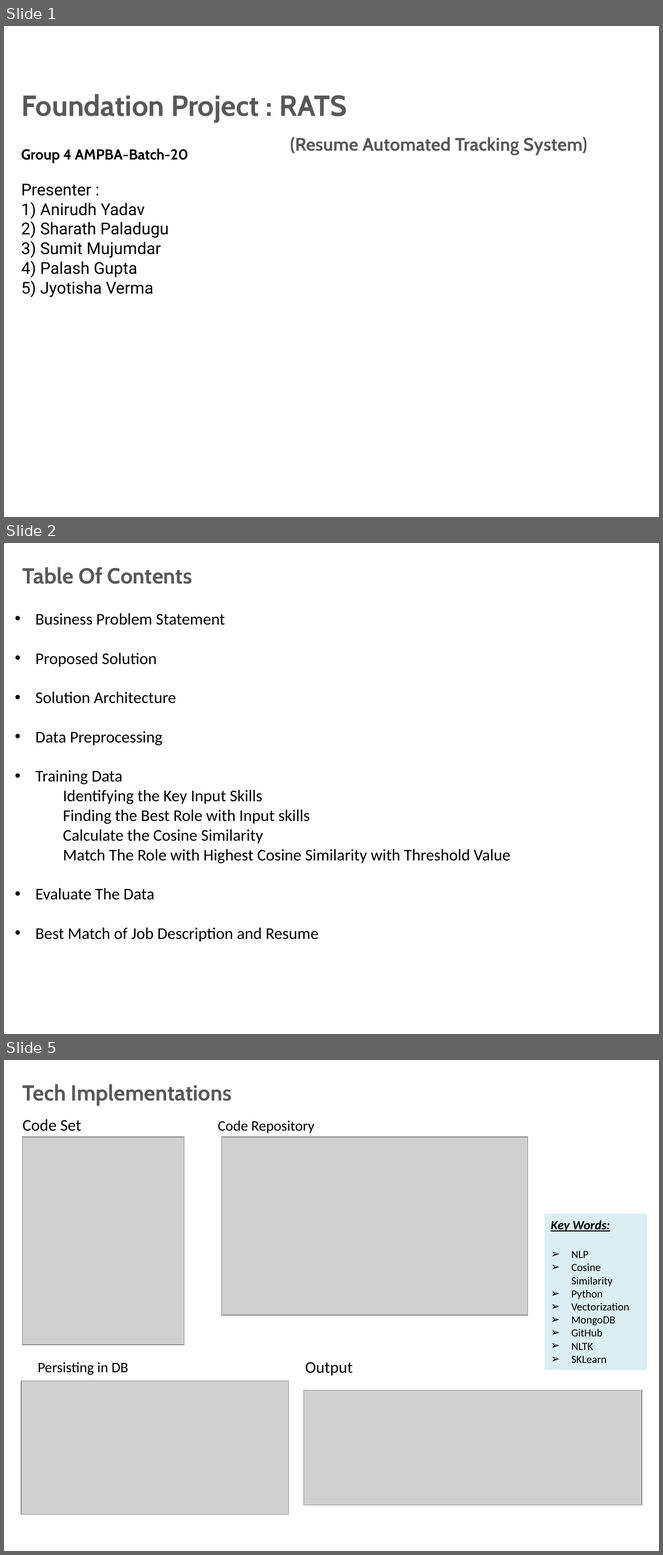
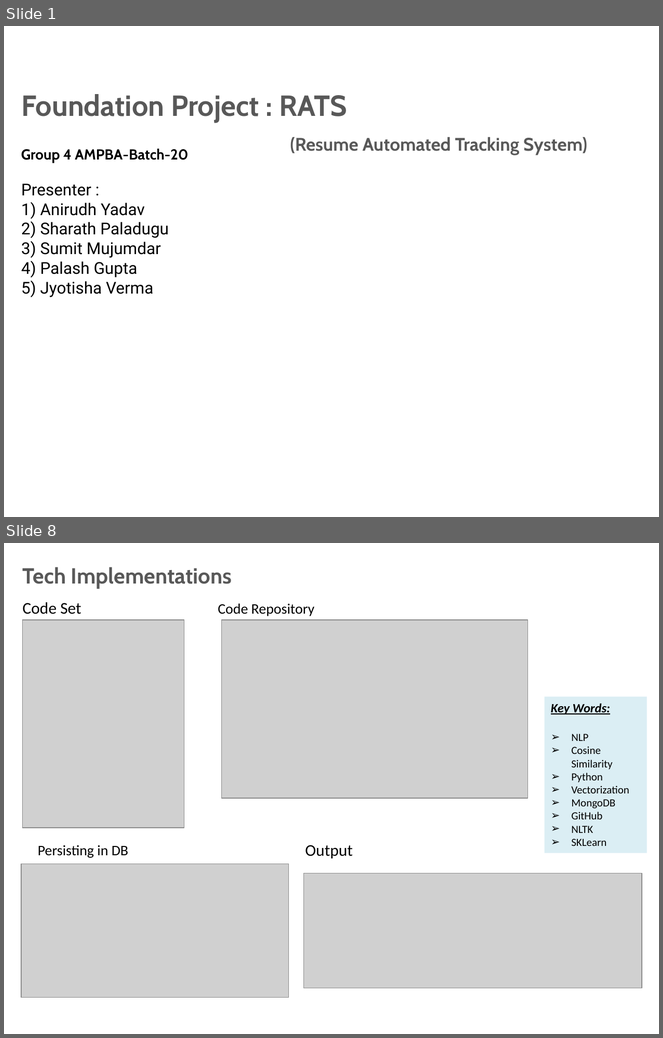
Before and after one commit to anirudhyadav/ISBG4FP1, a slide deck: Foundation_Project_G4__Final_Review_Trending_Jobs.pptx. Shown one above the other, each under a label of ours: slides 1, 2 and 5 before the commit, slides 1 and 8 after it; the slides between them are not shown. The pictures are 663x1555 and 663x1038 pixels, drawn with LibreOffice and Linux fonts; fonts in the diff are those of the drawing; grey boxes stand for pictures; background and template pictures are left out. Boxes give left, top, right and bottom in pixels: in the first picture for what was removed or moved away, otherwise in the second. Text is boxed around its words. In the diff, an @@ line names an element or a change of style, - is before the commit and + after.

```diff
--- a/Foundation_Project_G4__Final_Review_Trending_Jobs.pptx
+++ b/Foundation_Project_G4__Final_Review_Trending_Jobs.pptx
@@ slide 2 removed at (4,543,659,1034), background picture (left out); not listed: 1 template element that a slide beside it also shows @@
@@ title removed at (23,567,192,584) @@
-Table Of Contents
@@ text removed at (35,613,511,942) @@
-• Business Problem Statement
-• Proposed Solution
-• Solution Architecture
-• Data Preprocessing
-• Training Data
-Identifying the Key Input Skills
-Finding the Best Role with Input skills
-Calculate the Cosine Similarity
-Match The Role with Highest Cosine Similarity with Threshold Value
-• Evaluate The Data
-• Best Match of Job Description and Resume
@@ what was slide 5 is now slide 8 @@
```
Also in this commit, not shown: 3 slides changed, 4 slides added, 1 other slide removed.
